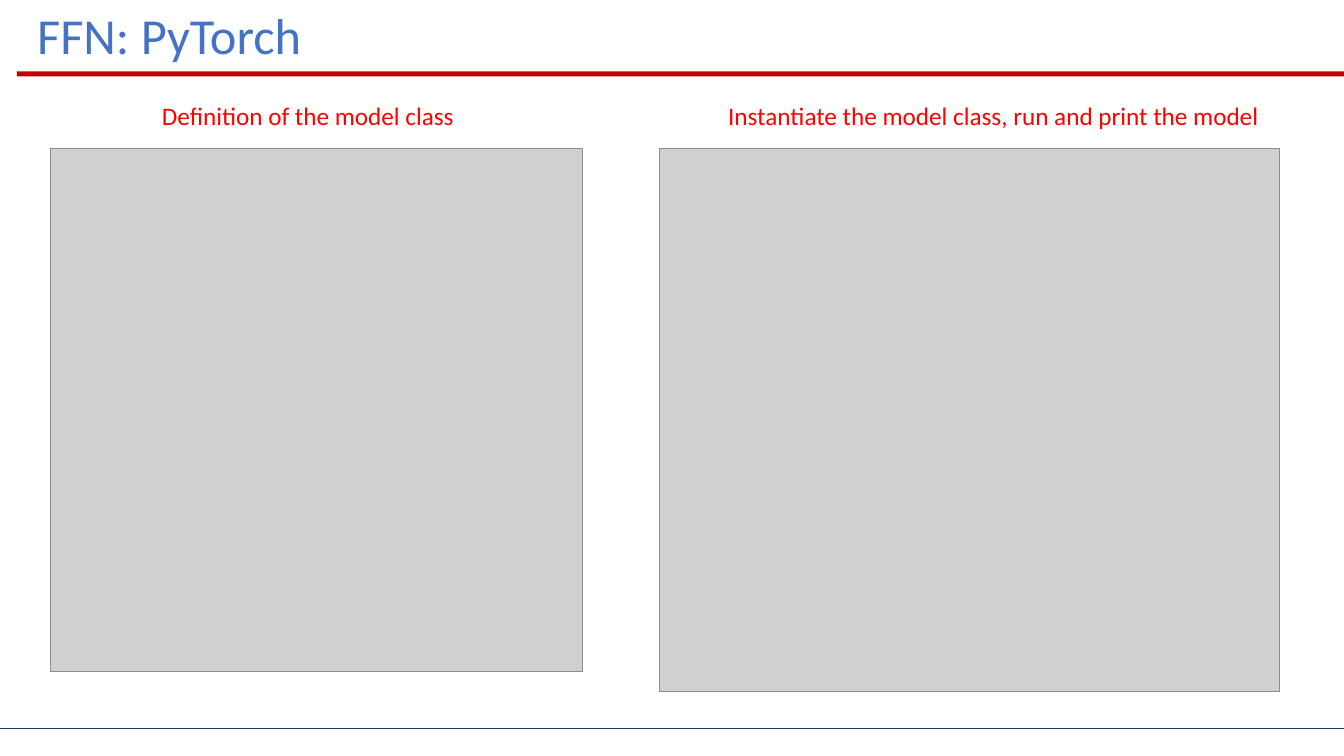
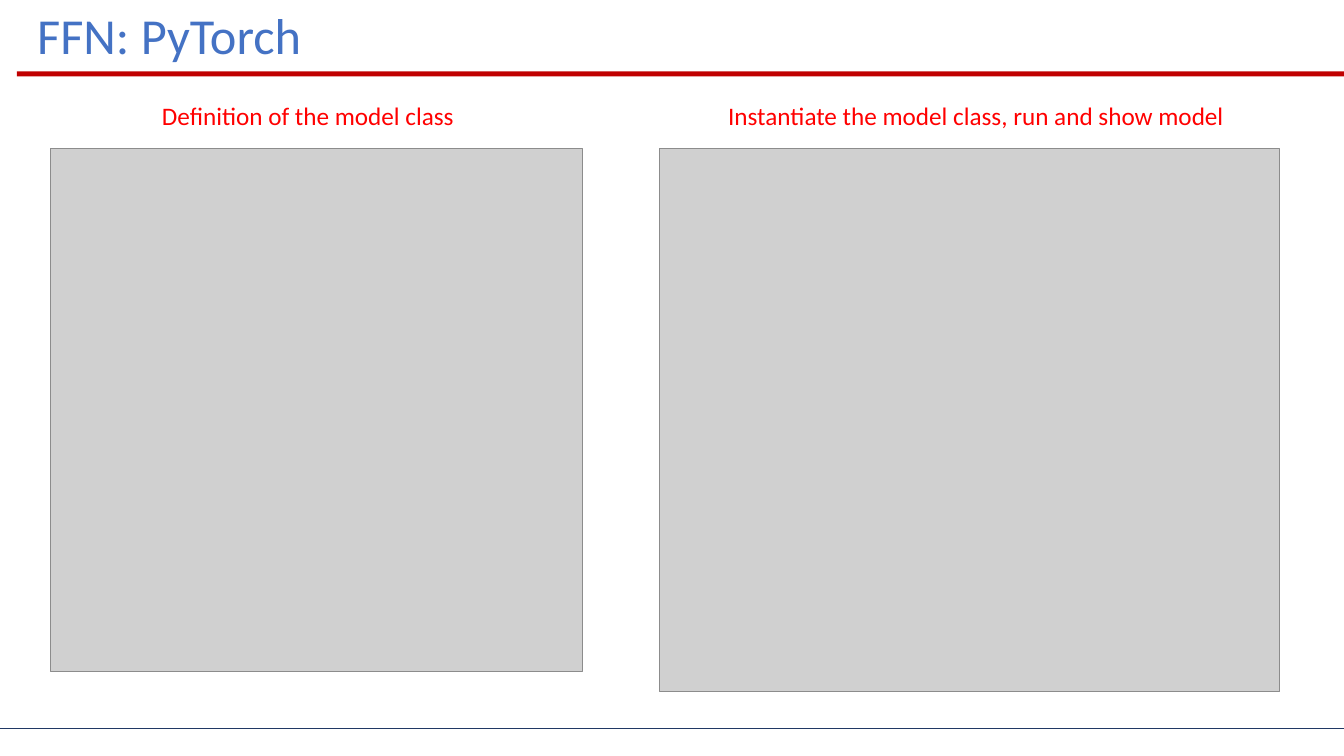
Before and after one commit to PatrykBBB/dl-sysid-eeci2025, a slide deck: slide 6 of lessons/02_deep_learning/deep_learning.pptx. Drawn at 1344x756 pixels with LibreOffice and Linux fonts; fonts in the diff are those of the drawing; grey boxes stand for pictures. Boxes give left, top, right and bottom in pixels: in the first picture for what was removed or moved away, otherwise in the second. Text is boxed around its words. In the diff, an @@ line names an element or a change of style, - is before the commit and + after.

```diff
--- a/lessons/02_deep_learning/deep_learning.pptx
+++ b/lessons/02_deep_learning/deep_learning.pptx
@@ text at (728,107,1223,128): text changed @@
-Instantiate the model class, run and print the model
+Instantiate the model class, run and show model
```
Also in this commit, not shown: 4 other slides changed, 2 other files.
